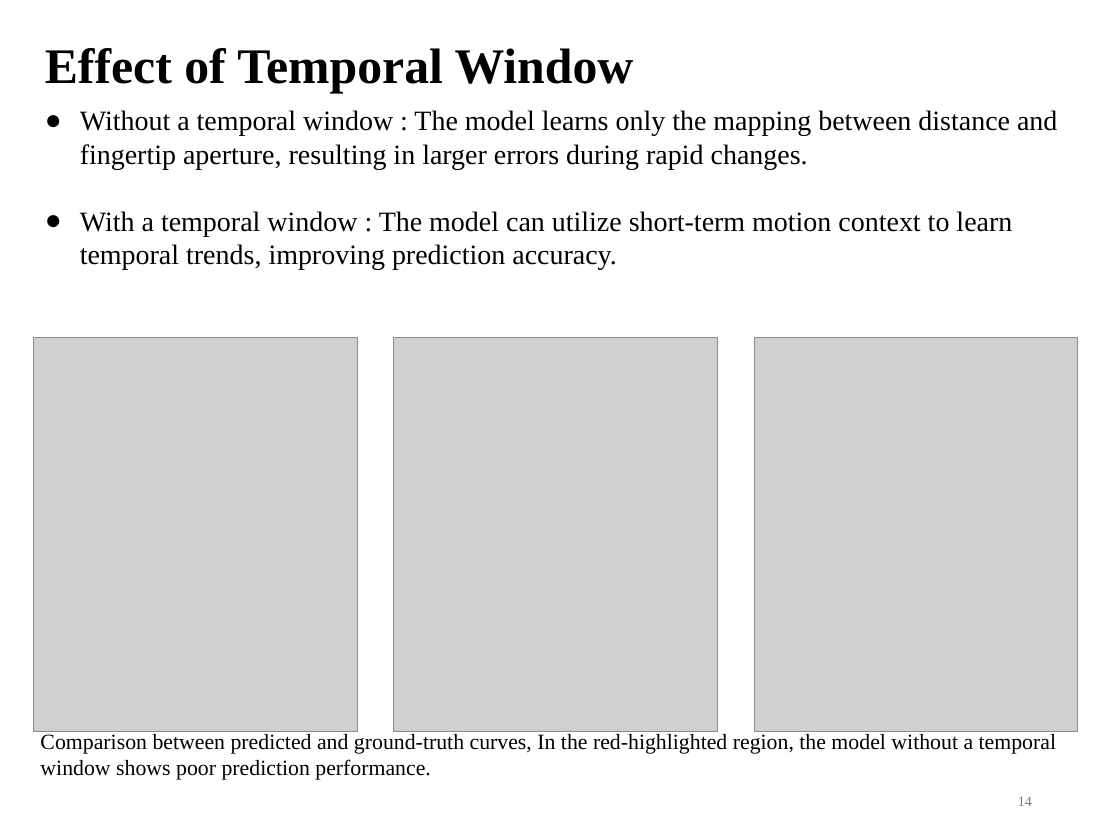
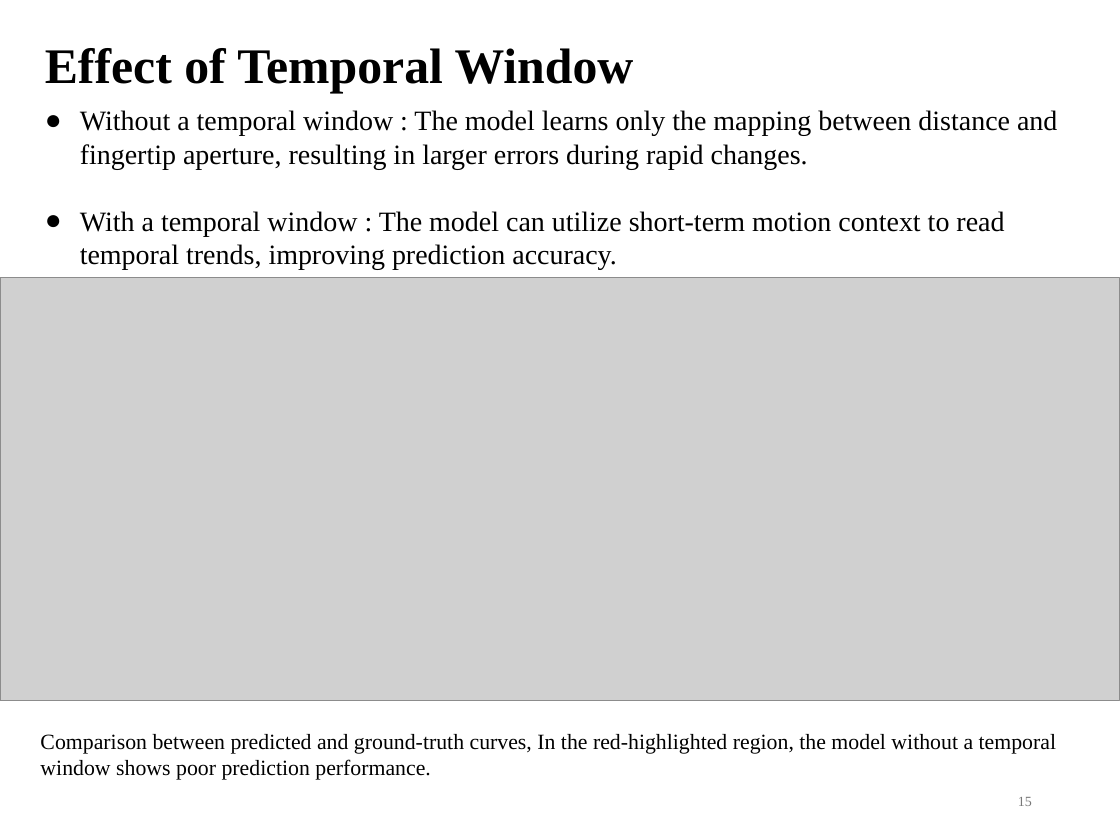
Before and after one commit to DiXiQing/Multimodal_Imitation_Learning, a slide deck: slide 15 of Zemi/2026-10-28v2-Di.pptx (slide 14 before the commit). Drawn at 1120x840 pixels with LibreOffice and Linux fonts; fonts in the diff are those of the drawing; grey boxes stand for pictures. Boxes give left, top, right and bottom in pixels: in the first picture for what was removed or moved away, otherwise in the second. Text is boxed around its words. In the diff, an @@ line names an element or a change of style, - is before the commit and + after.

```diff
--- a/Zemi/2026-10-28v2-Di.pptx
+++ b/Zemi/2026-10-28v2-Di.pptx
@@ text at [80, 211, 1004, 270]: text changed @@
-● With a temporal window : The model can utilize short-term motion context to learn temporal trends, improving prediction accuracy.
+● With a temporal window : The model can utilize short-term motion context to read temporal trends, improving prediction accuracy.
@@ picture added at [0, 278, 1120, 700] @@
@@ picture removed at [34, 337, 357, 731] @@
@@ picture removed at [394, 337, 718, 731] @@
@@ picture removed at [754, 337, 1077, 731] @@
@@ page number at [1018, 797, 1032, 806]: text changed @@
-14
+15
```
Also in this commit, not shown: 12 other slides changed, 2 slides added, 1 slide removed, 24 other files.
